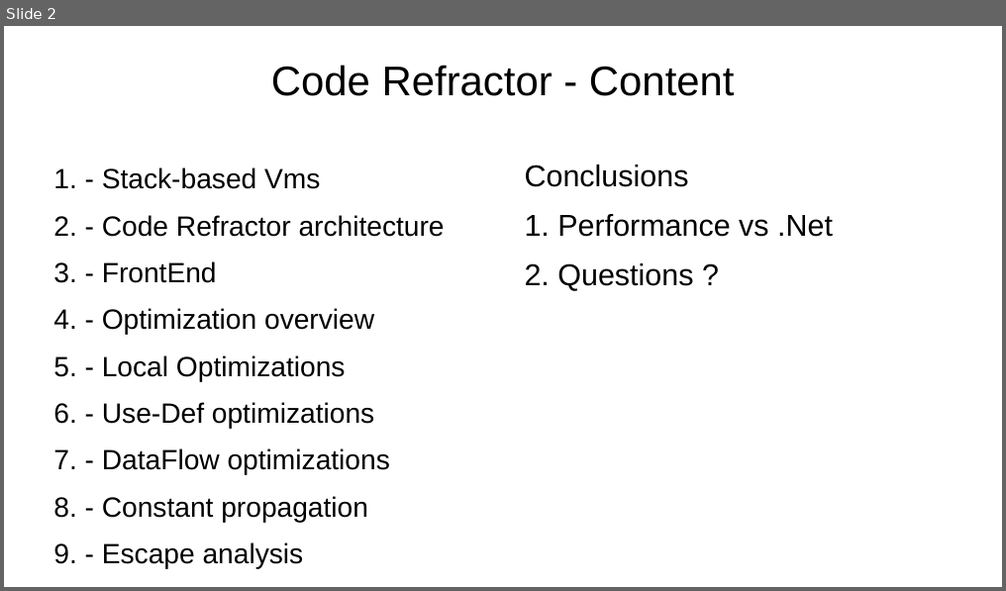
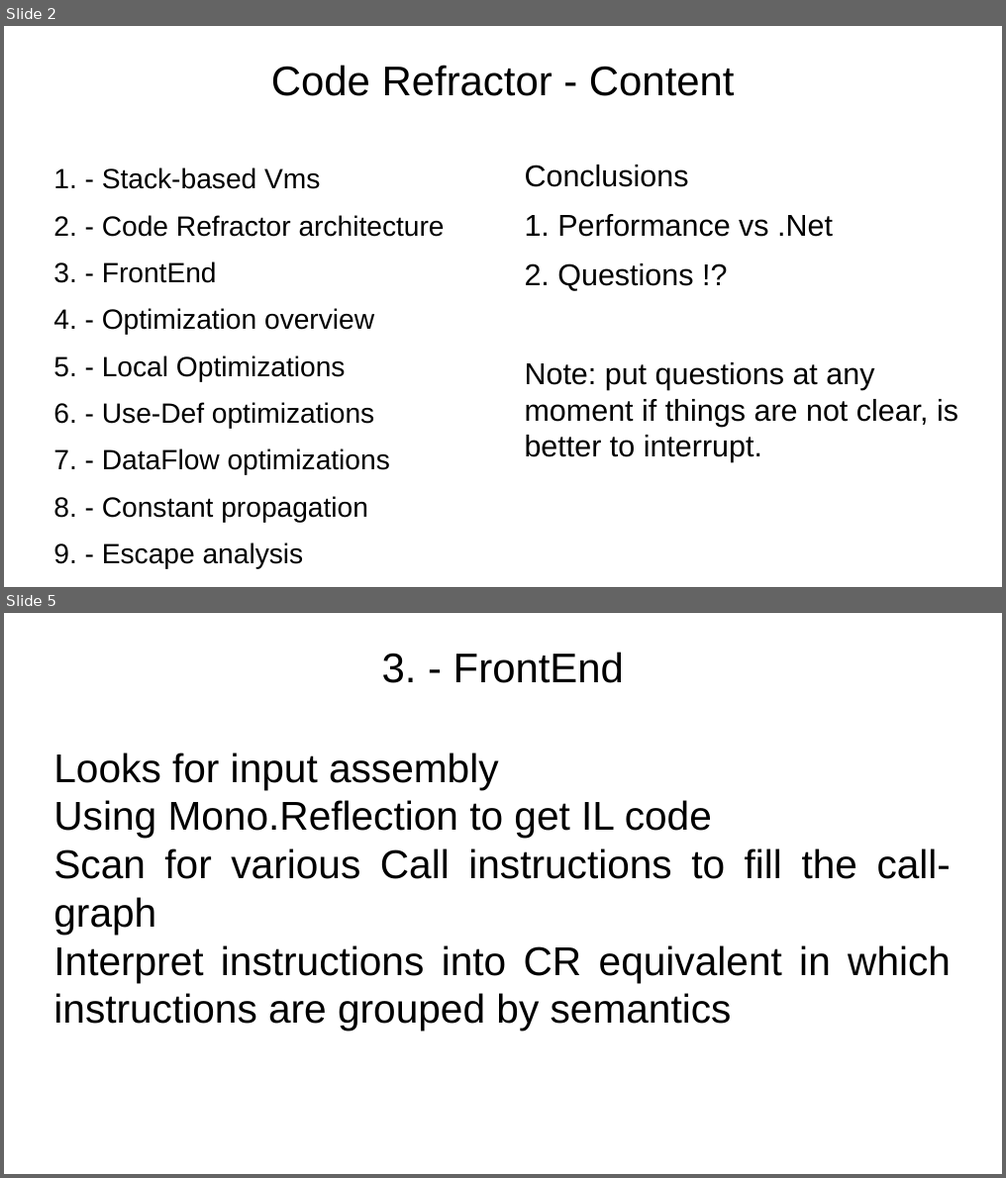
Before and after one commit to ciplogic/CodeRefractor, a slide deck: Documentation/Slides.odp. Shown one above the other, each under a label of ours: slide 2 before the commit, slides 2 and 5 after it; the slides between them are not shown. The pictures are 1006x591 and 1006x1178 pixels, drawn with LibreOffice and Linux fonts; fonts in the diff are those of the drawing; background and template pictures are left out. Boxes give left, top, right and bottom in pixels: in the first picture for what was removed or moved away, otherwise in the second. Text is boxed around its words. In the diff, an @@ line names an element or a change of style, - is before the commit and + after.

```diff
--- a/Documentation/Slides.odp
+++ b/Documentation/Slides.odp
@@ slide 5 added at box(4, 613, 1002, 1174), background picture (left out) @@
@@ title added at box(382, 652, 624, 683), 33 pt, text #000000 @@
+3. - FrontEnd
@@ subtitle added at box(54, 753, 950, 1031), 32 pt, text #000000 @@
+Looks for input assembly
+Using Mono.Reflection to get IL code
+Scan for various Call instructions to fill the call-graph
+Interpret instructions into CR equivalent in which instructions are grouped by semantics
@@ slide 2 changed as well @@
@@ text at box(525, 264, 958, 463): text changed @@
-2. Questions ?
+2. Questions !?
+Note: put questions at any moment if things are not clear, is better to interrupt.
```
Also in this commit, not shown: 8 other slides changed, 2 other slides added, 3 slides removed, 4 other files.
